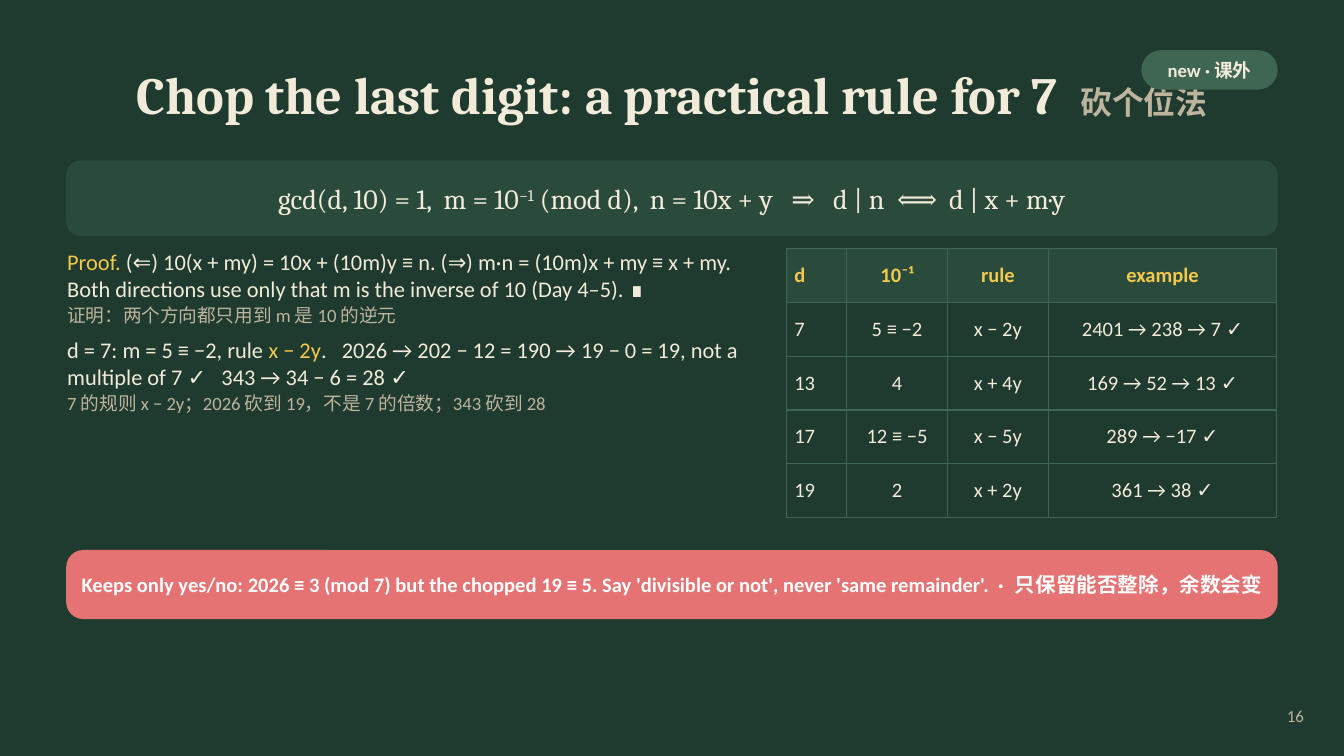
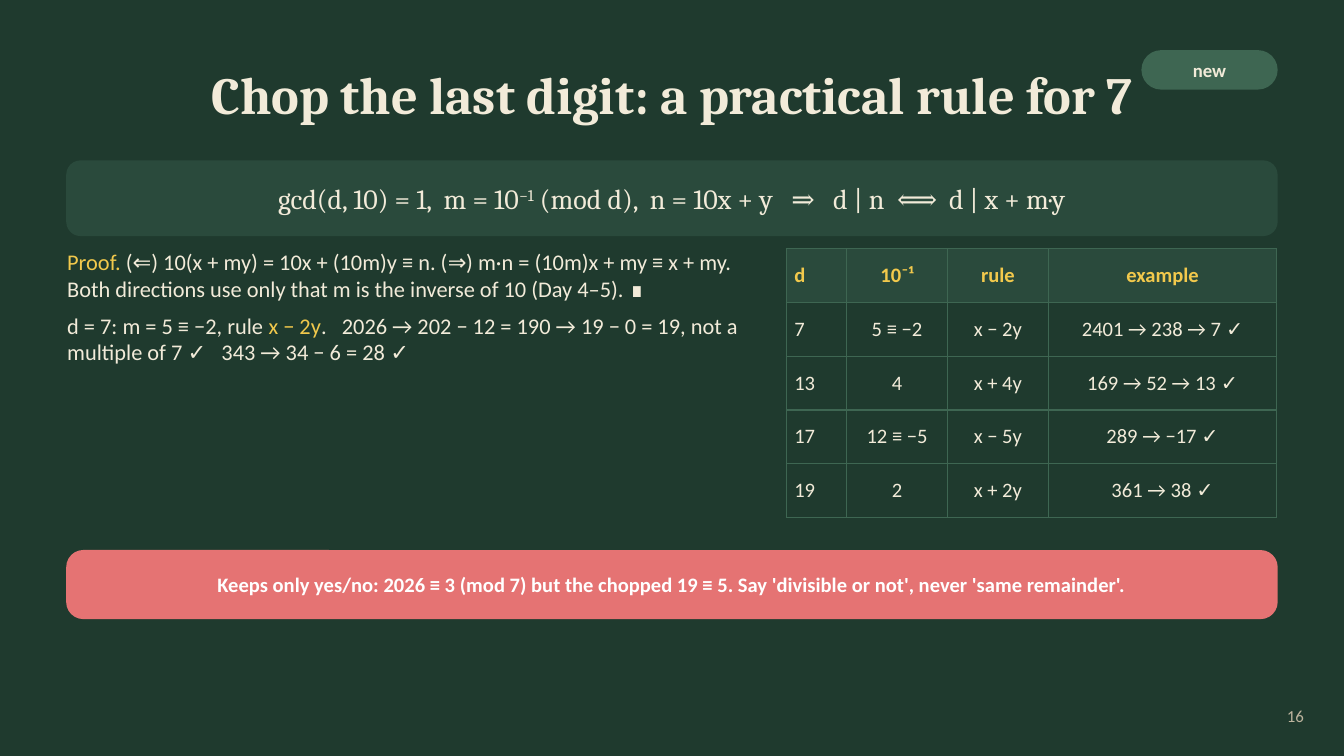
Before and after one commit to ZhihengLi0/math5248, a slide deck: slide 16 of slides/full.pptx. Drawn at 1344x756 pixels with LibreOffice and Linux fonts; fonts in the diff are those of the drawing. Boxes give left, top, right and bottom in pixels: in the first picture for what was removed or moved away, otherwise in the second. Text is boxed around its words. In the diff, an @@ line names an element or a change of style, - is before the commit and + after.

```diff
--- a/slides/full.pptx
+++ b/slides/full.pptx
@@ title at (212,77,1133,125): text changed @@
-Chop the last digit: a practical rule for 7 砍个位法
+Chop the last digit: a practical rule for 7
@@ text at (1193,68,1226,77): text changed @@
-new · 课外
+new
@@ text "Proof. (⇐) 10(x + my) ..." at (67,254,738,364): more space between paragraphs; less space between paragraphs @@
@@ text at (67,306,397,324): paragraph removed @@
-证明：两个方向都只用到 m 是 10 的逆元
@@ text at (67,394,546,413): paragraph removed @@
-7 的规则 x − 2y；2026 砍到 19，不是 7 的倍数；343 砍到 28
@@ text at (217,577,1125,595): text changed @@
-Keeps only yes/no: 2026 ≡ 3 (mod 7) but the chopped 19 ≡ 5. Say 'divisible or not', never 'same remainder'. · 只保留能否整除，余数会变
+Keeps only yes/no: 2026 ≡ 3 (mod 7) but the chopped 19 ≡ 5. Say 'divisible or not', never 'same remainder'.
```
Also in this commit, not shown: 21 other slides changed, 5 other files.
